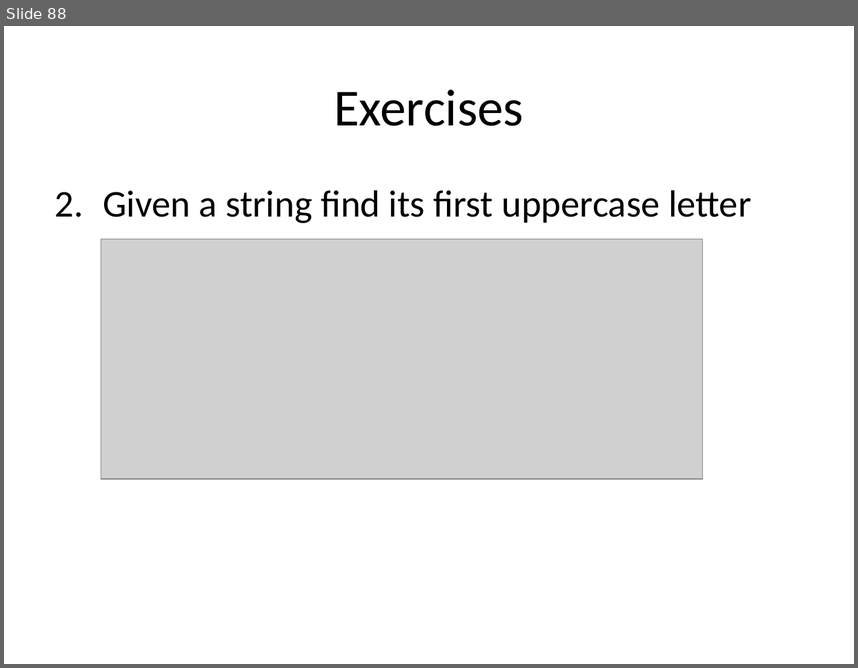
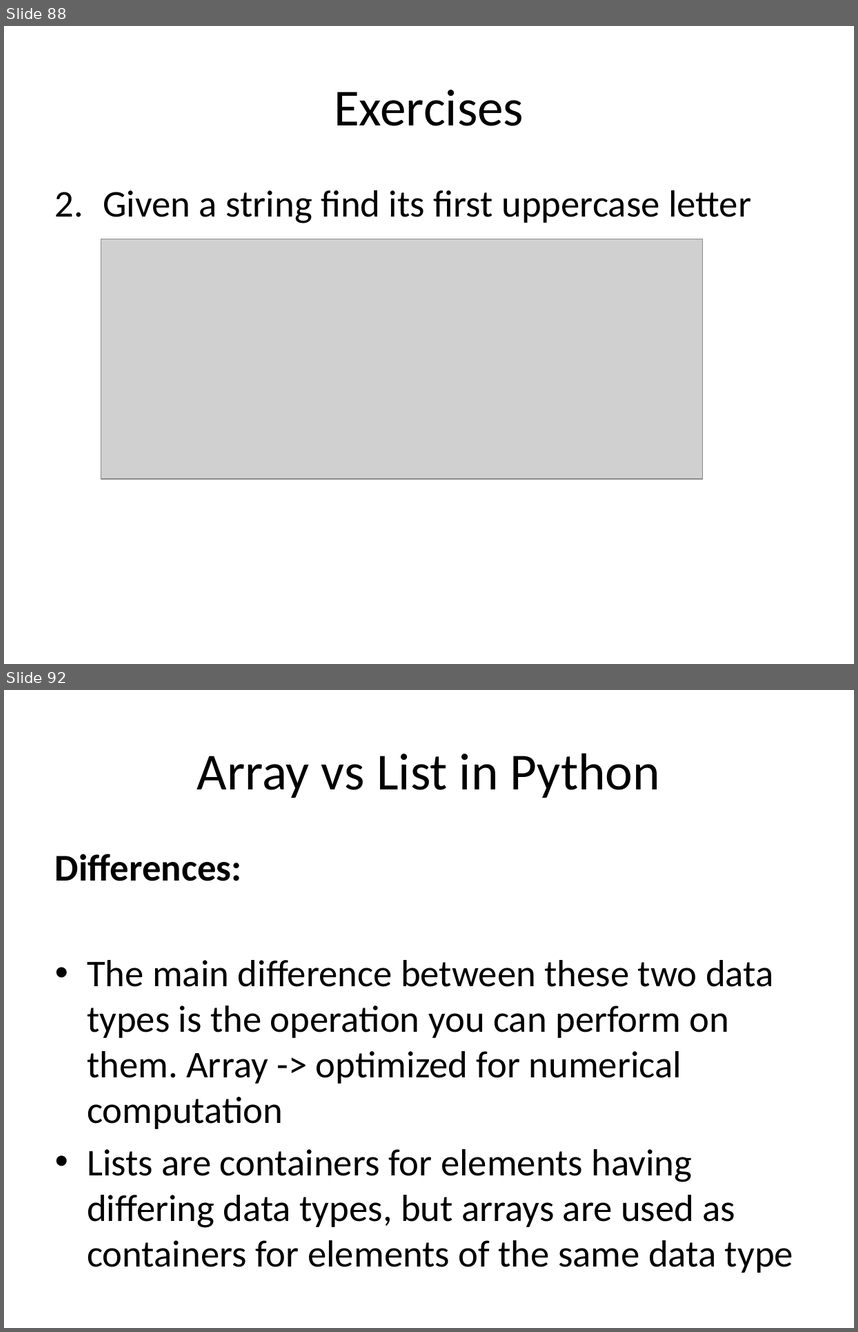
Before and after one commit to auliyanurul/kuliah, a slide deck: Algoritma dan Struktur Data.pptx. Shown one above the other, each under a label of ours: slide 88 before the commit, slides 88 and 92 after it; the slides between them are not shown. The pictures are 858x668 and 858x1332 pixels, drawn with LibreOffice and Linux fonts; fonts in the diff are those of the drawing; grey boxes stand for pictures. Boxes give left, top, right and bottom in pixels: in the first picture for what was removed or moved away, otherwise in the second. Text is boxed around its words. In the diff, an @@ line names an element or a change of style, - is before the commit and + after.

```diff
--- a/Algoritma dan Struktur Data.pptx
+++ b/Algoritma dan Struktur Data.pptx
@@ slide 92 added at (4,690,854,1328), background #FFFFFF @@
@@ title added at (197,753,661,798), 44 pt, text #000000 @@
+Array vs List in Python
@@ text added at (55,854,793,1272), 32 pt, text #000000 @@
+Differences:
+• The main difference between these two data types is the operation you can perform on them. Array -> optimized for numerical computation
+• Lists are containers for elements having differing data types, but arrays are used as containers for elements of the same data type
```
Also in this commit, not shown: 38 other slides added, 1 other file.
